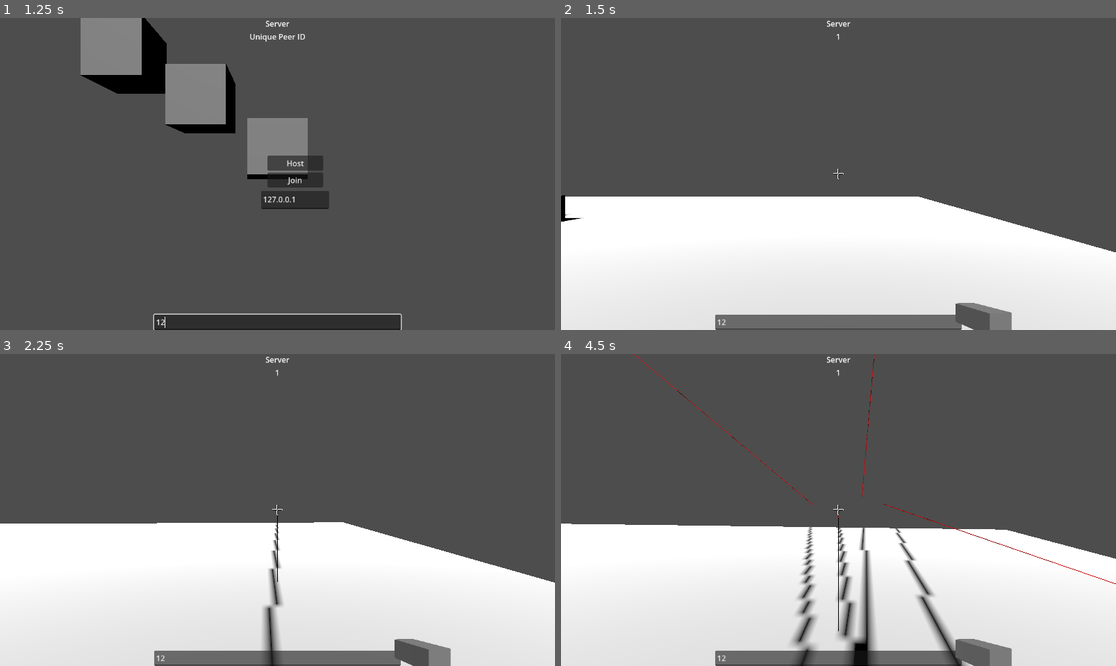
Above: before the commit, frames 1-4 (two rows, left to right).
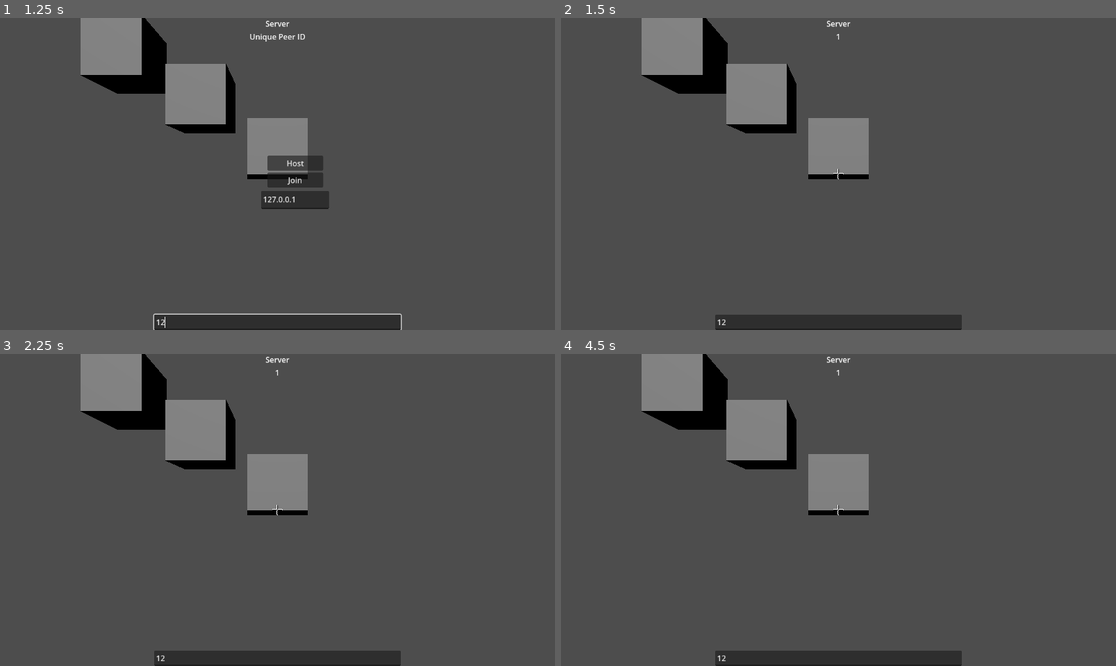
Above: after the commit, the same moments.

Repository: zarat/ENet-Demo
Game: Godot game, scene res://scenes/main/main.tscn
Two runs of this game, one before a commit and one after it. Both use one fixed random seed, a clock stepped at 60 frames per second and the inputs below.
Inputs (mouse positions are in pixels of both pictures, inside the frame that each line leads up to):
- Up to frame 1 (1.25 s): click (277, 323) at 0.52 s; type "12" at 0.6 s
- Up to frame 2 (1.5 s): click "Host" at 1.25 s
- Up to frame 3 (2.25 s): tap Enter at 2 s; move the mouse to (305, 510) at 2.02 s; hold W (move_forward) from 2.03 s (still down); click (305, 510) at 2.1 s
- Up to frame 4 (4.5 s): keep holding W (move_forward); tap Space (jump) at 2.27, 3.02 s; move the mouse to (810, 510) at 2.77 s; click (810, 510) at 2.85 s; move the mouse to (849, 503) at 3.52 s; click (849, 503) at 3.6 s; move the mouse to (832, 516) at 4.27 s; click (832, 516) at 4.35 s

Frame 1 is identical in both runs. In frame 2, 47% of the frame differs, in the area x 0-100%, y 0-100%; in frame 3, 50%; in frame 4, 51%.
Error after the commit: Parse Error: Identifier "collision" not declared in the current scope. (res://prefabs/player/player.gd:256)

Commit message:
Update player.gd

Diff:
--- a/prefabs/player/player.gd
+++ b/prefabs/player/player.gd
@@ -150,6 +150,9 @@
 		bullet_hole.material_override = StandardMaterial3D.new()
 		bullet_hole.material_override.albedo_color = Color(0, 0, 0)
 		get_tree().root.add_child(bullet_hole)
+		var rotation = bullet_hole.basis #Basis()
+		rotation = rotation.rotated(collision.normal, randf())  # Drehung um die Normalenachse
+		bullet_hole.basis = rotation * bullet_hole.basis
 		bullet_hole.global_position = collision.position + collision.normal * 0.001
 		bullet_hole.global_transform = align_with_normal(bullet_hole.global_transform, collision.normal)
 
@@ -249,6 +252,9 @@
 	bullet_hole.material_override = StandardMaterial3D.new()
 	bullet_hole.material_override.albedo_color = Color(0, 0, 0)
 	get_tree().root.add_child(bullet_hole)
+	var rotation = bullet_hole.basis #Basis()
+	rotation = rotation.rotated(collision.normal, randf())  # Drehung um die Normalenachse
+	bullet_hole.basis = rotation * bullet_hole.basis
 	bullet_hole.global_position = target.position + target.normal * 0.01
 	bullet_hole.global_transform = align_with_normal(bullet_hole.global_transform, target.normal)
 
